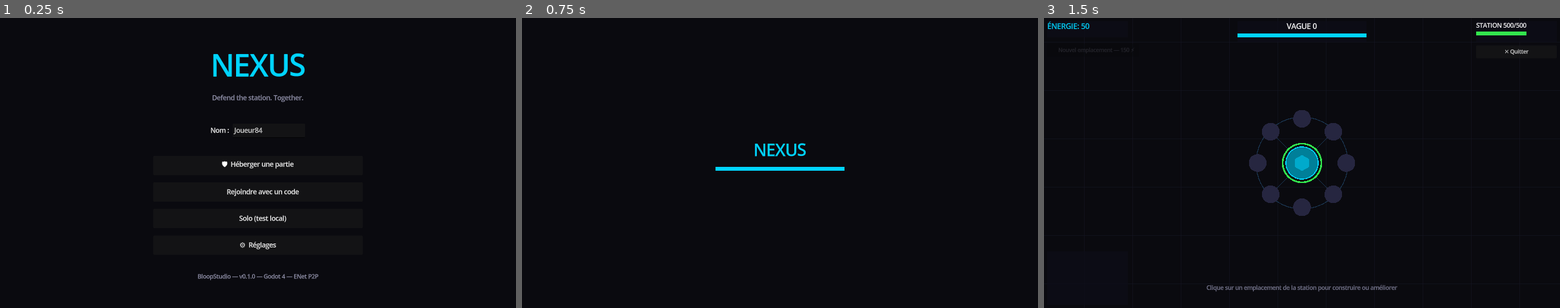
Above: before the commit, frames 1-3 (left to right).
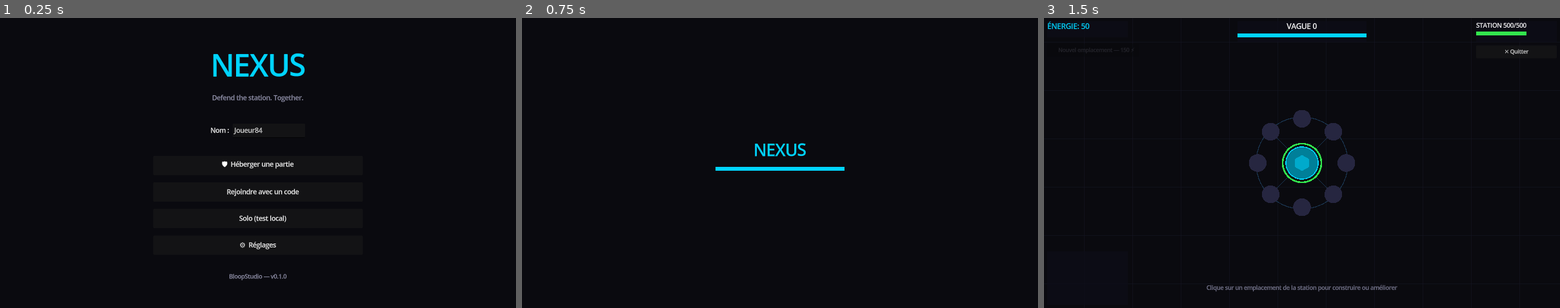
Above: after the commit, the same moments.

Repository: BloopStudio/NEXUS
Game: Godot game, scene res://scenes/main_menu.tscn
Two runs of this game, one before a commit and one after it. Both use one fixed random seed, a clock stepped at 60 frames per second and the inputs below.
Inputs (mouse positions are in pixels of both pictures, inside the frame that each line leads up to):
- Up to frame 1 (0.25 s): no input
- Up to frame 2 (0.75 s): click "🤖 Solo (test local)" at 0.5 s
- Up to frame 3 (1.5 s): tap Enter at 1.25 s; move the mouse to (1415, 148) at 1.27 s; hold Right (move_right) from 1.28 s (still down); tap E (ability) at 1.35 s; click (1415, 148) at 1.42 s

The runs differ from the first frame. In frame 1, 0.2% of the frame differs, in the area x 38-62%, y 88-91%; in frame 2, nothing differs; in frame 3, nothing differs.

Commit message:
perf: ciblage ennemis via groupe Godot + micro-optim dessin station
- get_nearest_enemy() et get_enemies_in_radius() (tourelles, mines, sort
  du joueur) et la détection de collision des balles scannaient tous les
  enfants de Game (joueurs + toutes les balles en vol comprises) en
  testant has_method()/has_signal() par réflexion à chaque appel. Les
  ennemis s'enregistrent maintenant dans le groupe 'enemies' à leur
  spawn — la recherche devient une liste déjà maintenue par le moteur,
  plus de scan ni de réflexion répétée à chaque tir de tourelle/mine/sort.
- Station._draw() recalculait deux fois la position de chaque emplacement
  (trigonométrie) ; calculée une seule fois par frame de dessin.

Autre :
- Retire 'Godot 4 — ENet P2P' du label de version du menu principal,
  ne garde que 'BloopStudio — vX.Y.Z'.

Validé par compilation + export réel + scénario solo scripté (tourelle
et mine construites, vague forcée, aucune erreur, ennemis correctement
enregistrés dans le groupe).

Diff:
--- a/scripts/game/game.gd
+++ b/scripts/game/game.gd
@@ -171,28 +171,32 @@
 
 
 # ─── Nearest enemy helper (used by Station turrets) ────────────────────────────
+# Enemies register themselves in the "enemies" group on spawn (see
+# WaveManager._spawn_enemy_rpc). Looking them up this way is an engine-
+# maintained flat list, versus rescanning every child of Game (which also
+# includes players and every currently-flying bullet) and duck-typing each
+# one with has_method()/has_signal() reflection calls — this used to run on
+# every single turret shot, mine pulse, and player ability cast.
 
 func get_nearest_enemy(pos: Vector2) -> Node2D:
 	var best: Node2D = null
 	var best_dist := INF
-	for child in get_children():
-		if child.has_method("take_damage") and not child.is_queued_for_deletion():
-			# Exclude Station and Player nodes by checking for "died" signal
-			if child.has_signal("died"):
-				var d := pos.distance_to(child.global_position)
-				if d < best_dist:
-					best_dist = d
-					best = child
+	for enemy in get_tree().get_nodes_in_group("enemies"):
+		if enemy.is_queued_for_deletion():
+			continue
+		var d := pos.distance_to(enemy.global_position)
+		if d < best_dist:
+			best_dist = d
+			best = enemy
 	return best
 
 
-## Used by the MINE module for its area-of-effect pulse.
+## Used by the MINE module and player ability for their area-of-effect pulse.
 func get_enemies_in_radius(pos: Vector2, radius: float) -> Array:
 	var result := []
-	for child in get_children():
-		if child.has_method("take_damage") and child.has_signal("died") and not child.is_queued_for_deletion():
-			if pos.distance_to(child.global_position) <= radius:
-				result.append(child)
+	for enemy in get_tree().get_nodes_in_group("enemies"):
+		if not enemy.is_queued_for_deletion() and pos.distance_to(enemy.global_position) <= radius:
+			result.append(enemy)
 	return result
 
 
--- a/scripts/game/player.gd
+++ b/scripts/game/player.gd
@@ -161,14 +161,15 @@
 		if _lifetime <= 0.0:
 			queue_free()
 			return
-		# Check collision with enemies
+		# Check collision with enemies — via the "enemies" group instead of
+		# rescanning/duck-typing every sibling (which also includes every
+		# other in-flight bullet), a lot cheaper with several players firing.
 		if NetworkManager.is_host():
-			for child in get_parent().get_children():
-				if child.has_method("take_damage") and not child.is_queued_for_deletion():
-					if global_position.distance_to(child.global_position) < 16.0:
-						child.take_damage(damage)
-						queue_free()
-						return
+			for enemy in get_tree().get_nodes_in_group("enemies"):
+				if not enemy.is_queued_for_deletion() and global_position.distance_to(enemy.global_position) < 16.0:
+					enemy.take_damage(damage)
+					queue_free()
+					return
 		queue_redraw()
 
 	func _draw() -> void:
--- a/scripts/game/station.gd
+++ b/scripts/game/station.gd
@@ -89,18 +89,20 @@
 
 func _draw() -> void:
 	var n := _slot_count()
+	var positions: Array[Vector2] = []
+	for i in n:
+		positions.append(_slot_pos(i))
 
 	# Outer ring
 	draw_arc(Vector2.ZERO, RING_RADIUS + 4, 0, TAU, 64, C_RING, 2.0)
 
 	# Slot connectors (lines from center to each slot)
 	for i in n:
-		var pos := _slot_pos(i)
-		draw_line(Vector2.ZERO, pos, C_RING, 1.0)
+		draw_line(Vector2.ZERO, positions[i], C_RING, 1.0)
 
 	# Slots
 	for i in n:
-		var pos := _slot_pos(i)
+		var pos := positions[i]
 		var slot := GameState.module_slots[i]
 		var mtype: int = slot["type"]
 		var col: Color = MODULE_COLORS.get(mtype, C_SLOT_EMPTY)
--- a/scripts/game/wave_manager.gd
+++ b/scripts/game/wave_manager.gd
@@ -151,6 +151,7 @@
 	enemy.enemy_id = id
 	enemy.global_position = spawn_pos
 	enemy.init(station_node.global_position)
+	enemy.add_to_group("enemies")
 	_enemy_registry[id] = enemy
 
 	if NetworkManager.is_host():
--- a/scripts/ui/main_menu.gd
+++ b/scripts/ui/main_menu.gd
@@ -174,7 +174,7 @@
 	_status_label.add_theme_font_size_override("font_size", 14)
 	_status_label.add_theme_color_override("font_color", C_DIM)
 	var game_version: String = ProjectSettings.get_setting("application/config/version", "0.0.0")
-	_status_label.text = "BloopStudio — v%s — Godot 4 — ENet P2P" % game_version
+	_status_label.text = "BloopStudio — v%s" % game_version
 	center.add_child(_status_label)
 
 
